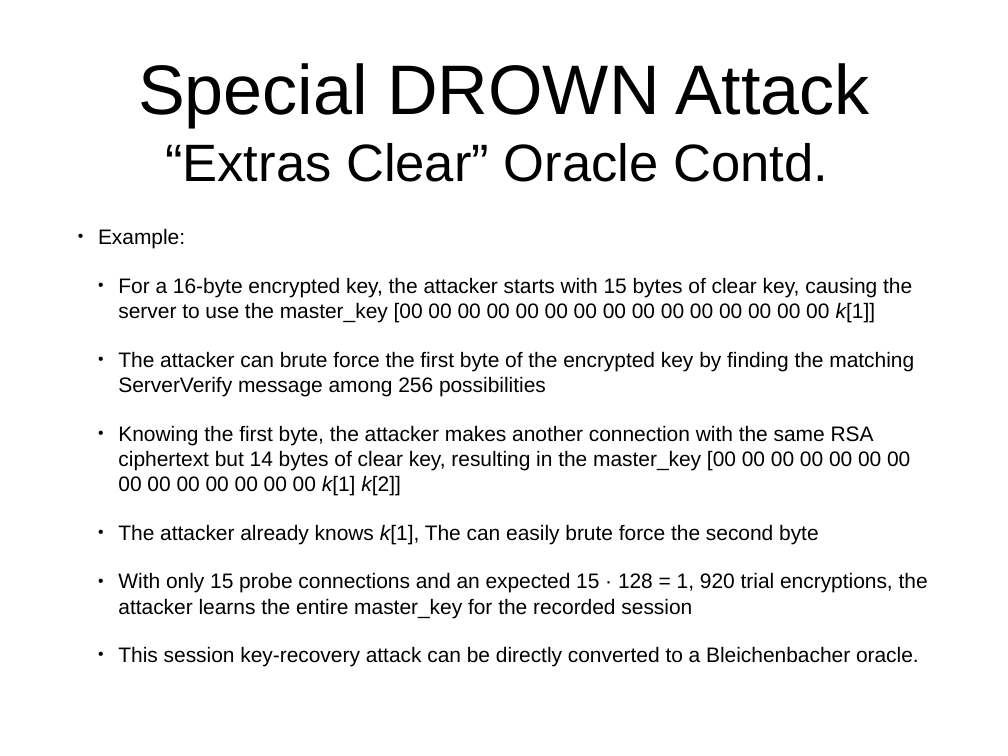
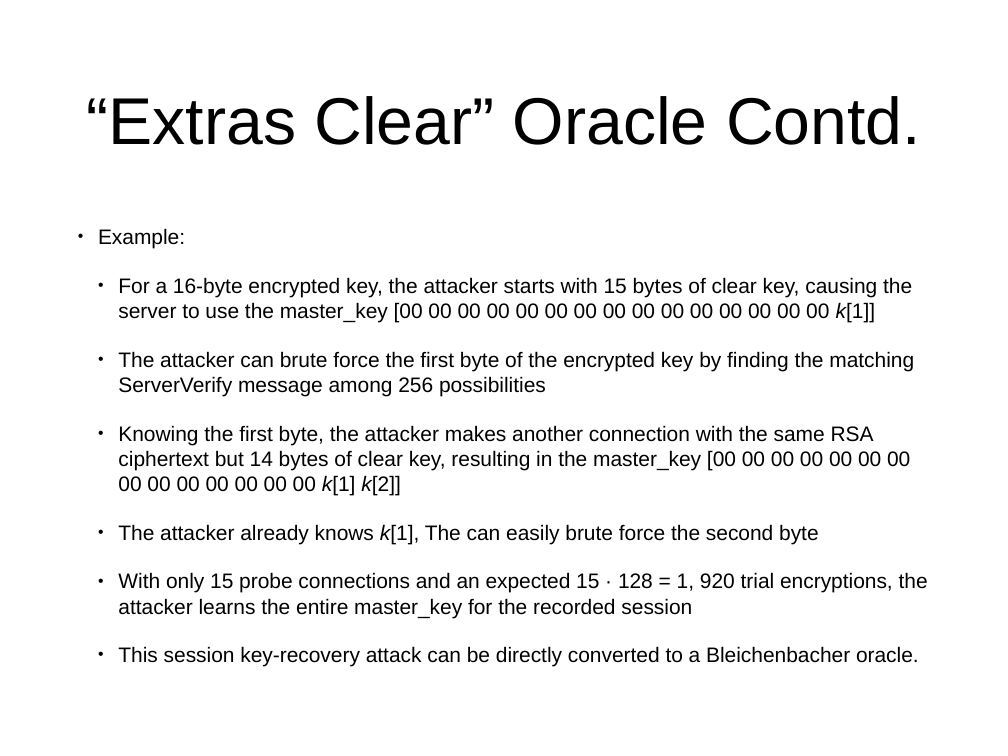
Before and after one commit to sftcd/cs7053, a slide deck: slide 20 of materials/Drown_Attack.pptx. Drawn at 1008x756 pixels with LibreOffice and Linux fonts; fonts in the diff are those of the drawing. Boxes give left, top, right and bottom in pixels: in the first picture for what was removed or moved away, otherwise in the second. Text is boxed around its words. In the diff, an @@ line names an element or a change of style, - is before the commit and + after.

Commit message:
Added a PDF version of the slides
Fixed formatting issues on the slides

```diff
--- a/materials/Drown_Attack.pptx
+++ b/materials/Drown_Attack.pptx
@@ title "“Extras Clear” Oracle Contd." at (87,96,921,145): size 53.4 to 67.2 pt @@
@@ title at (138,63,870,127): paragraph removed @@
-Special DROWN Attack
```
Also in this commit, not shown: 14 other slides changed, 1 other file.
